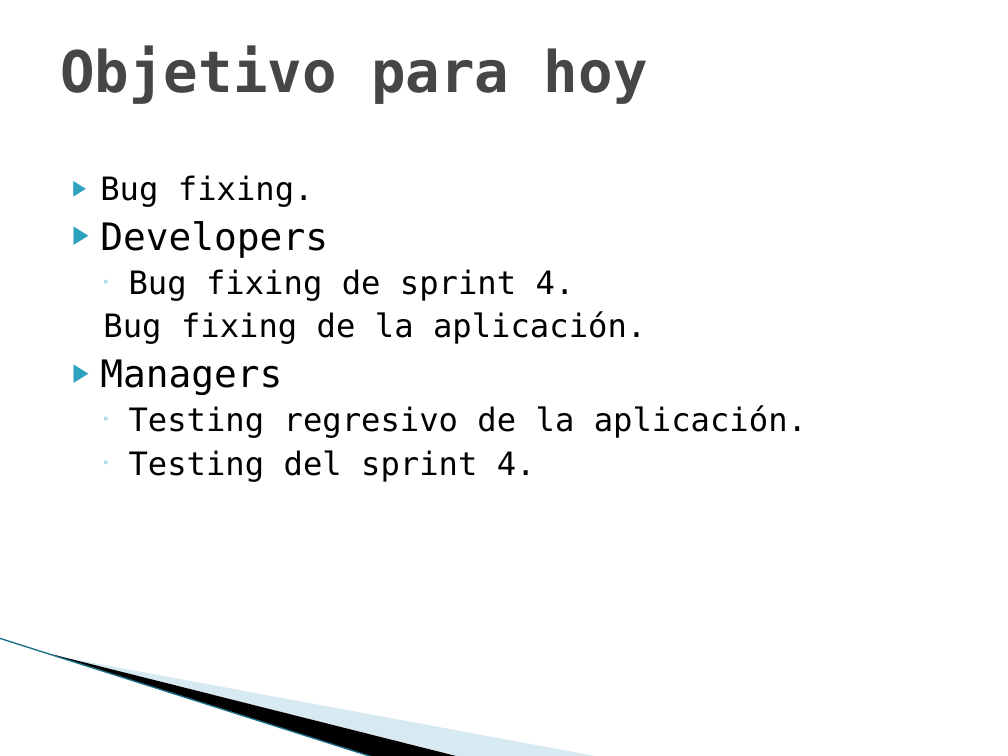
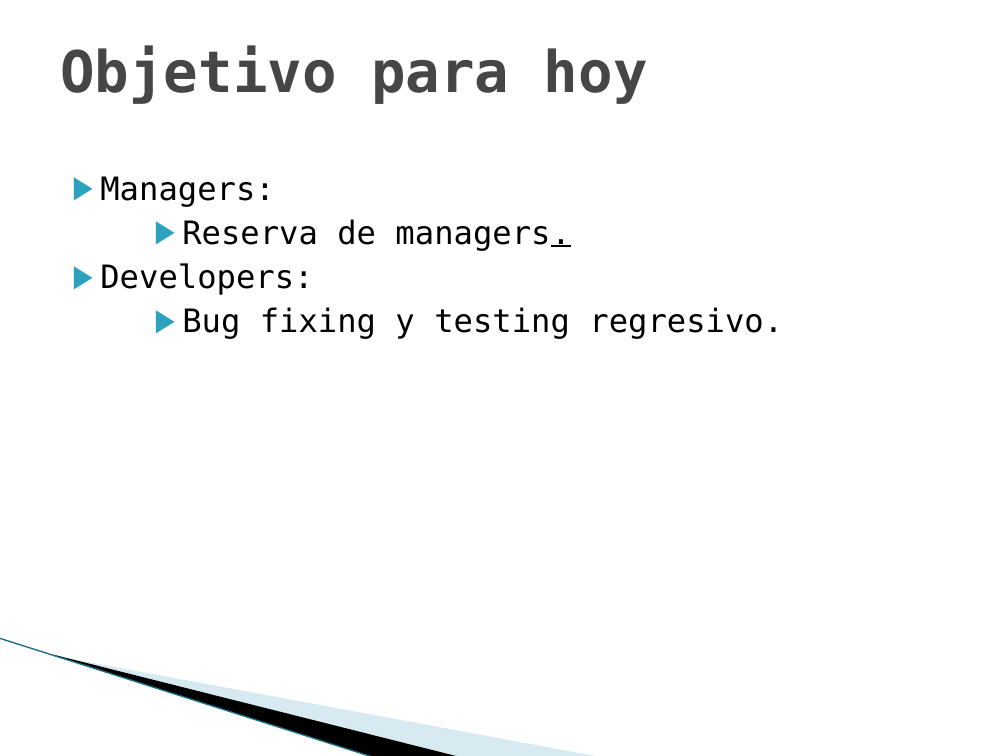
Before and after one commit to googlecode-mirror/qnet-ua2011, a slide deck: slide 5 of Gestion/07_11_11/Executive Managment Summary.ppt. Drawn at 1008x756 pixels with LibreOffice and Linux fonts; fonts in the diff are those of the drawing; background and template pictures are left out. Boxes give left, top, right and bottom in pixels: in the first picture for what was removed or moved away, otherwise in the second. Text is boxed around its words. In the diff, an @@ line names an element or a change of style, - is before the commit and + after.

```diff
--- a/Gestion/07_11_11/Executive Managment Summary.ppt
+++ b/Gestion/07_11_11/Executive Managment Summary.ppt
@@ text at (100, 176, 783, 339): text changed @@
-▶ Bug fixing.
-▶ Developers
-  ◦ Bug fixing de sprint 4.
-  Bug fixing de la aplicación.
-▶ Managers
-  ◦ Testing regresivo de la aplicación.
-  ◦ Testing del sprint 4.
+▶ Managers:
+  ▶ Reserva de managers.
+▶ Developers:
+  ▶ Bug fixing y testing regresivo.
```
Also in this commit, not shown: 2 other slides changed, 2 other files.
